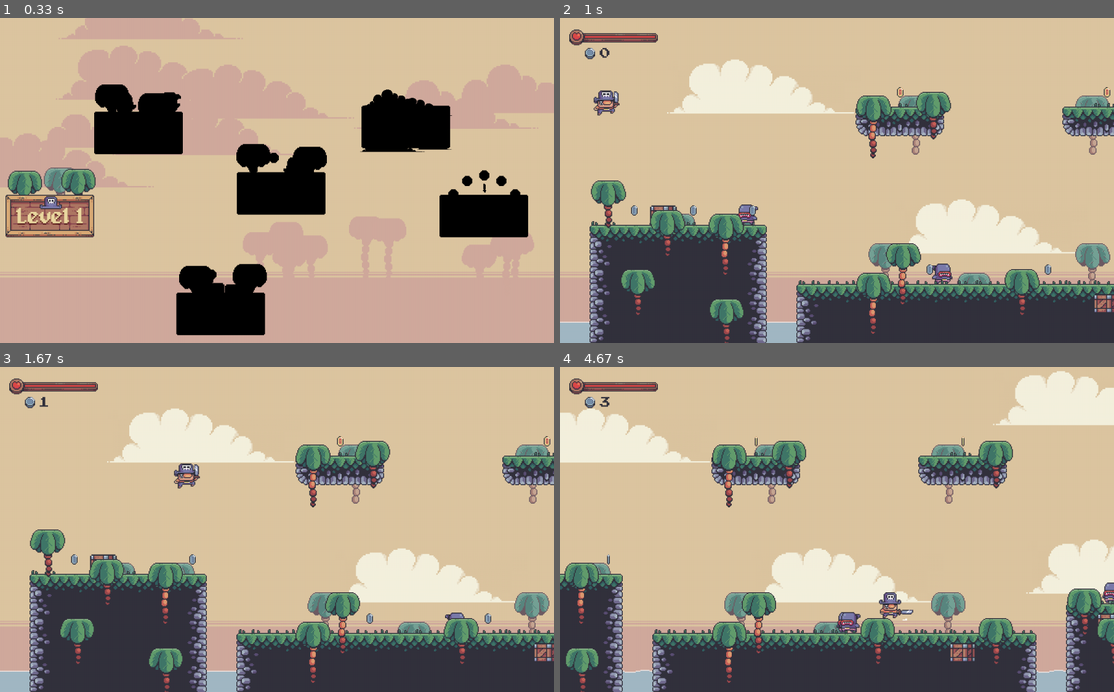
Above: before the commit, frames 1-4 (two rows, left to right).
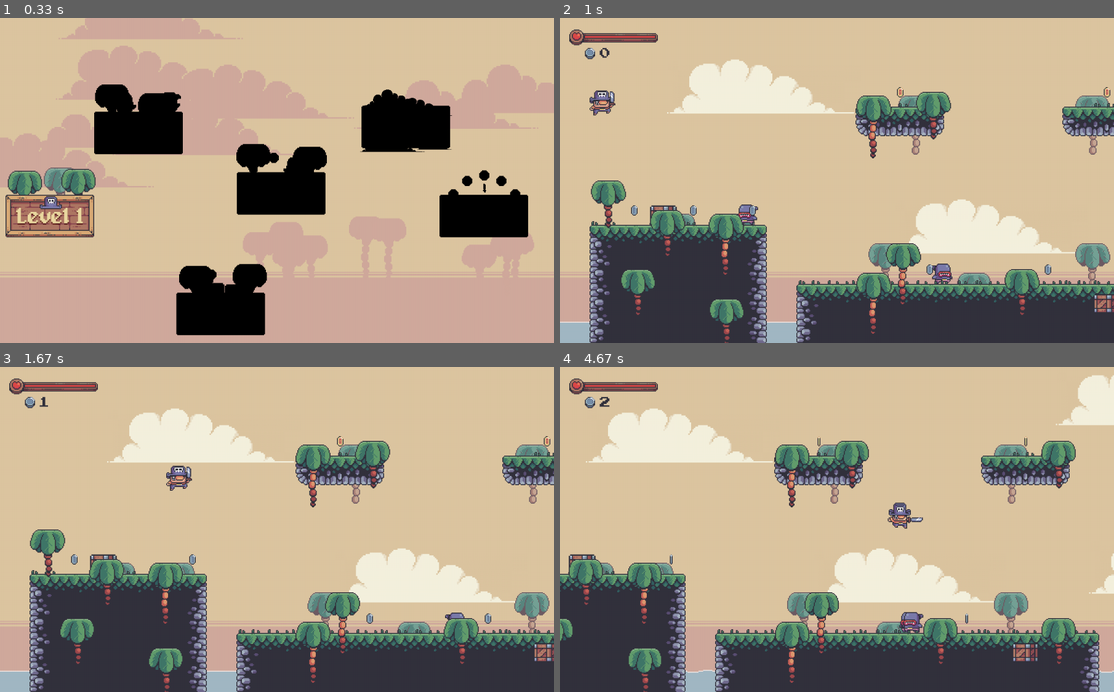
Above: after the commit, the same moments.

Repository: Zain-Khoso/pygame-mario
Game: pygame game, started from code/main.py
The game is run twice, just before and just after one commit, with the same random seed, the same clock (stepped at 60 frames per second) and the same inputs.
Inputs:
- Up to frame 1 (0.33 s): no input
- Up to frame 2 (1 s): tap Space at 0.33, 0.67 s
- Up to frame 3 (1.67 s): hold Right 1-1.47 s; tap Space at 1.07, 1.37, 1.57 s; hold Right from 1.5 s (still down)
- Up to frame 4 (4.67 s): tap Space at 1.87, 2.07, 2.37, 2.63, 2.93, 3.07, 3.37, 3.73, 4.03, 4.23, 4.53 s; release Right at 1.97 s; hold Right 2-2.53 s; hold Left 2.57-2.97 s; hold Right 3-3.63 s; hold Left 3.67-4.13 s; hold Right 4.17-4.63 s

Frame 1 is identical in both runs. In frame 2, 0.3% of the frame differs, in the area x 5-11%, y 22-31%; in frame 3, 0.4%; in frame 4, 34%, in the area x 0-100%, y 1-100%.

Commit message:
fix: better player rect

Diff:
--- a/code/level.py
+++ b/code/level.py
@@ -170,31 +170,21 @@
 
     def horizontal_movement_collision(self):
         player = self.player.sprite
-        player.rect.x += int(player.direction.x) * player.speed
+        player.collision_rect.x += int(player.direction.x) * player.speed
 
         tiles = self.terrain.sprites() + self.crates.sprites() + self.fg_palms.sprites()
 
         for tile in tiles:
-            if tile.rect.colliderect(player.rect):
+            if tile.rect.colliderect(player.collision_rect):
                 if player.direction.x < 0:
-                    player.rect.left = tile.rect.right
+                    player.collision_rect.left = tile.rect.right
                     player.on_left = True
-                    self.current_player_x = player.rect.left
+                    self.current_player_x = player.collision_rect.left
 
                 elif player.direction.x > 0:
-                    player.rect.right = tile.rect.left
+                    player.collision_rect.right = tile.rect.left
                     player.on_right = True
-                    self.current_player_x = player.rect.right
-
-        if player.on_left and (
-            player.rect.left < self.current_player_x or player.direction.x >= 0
-        ):
-            player.on_left = False
-
-        if player.on_right and (
-            player.rect.right > self.current_player_x or player.direction.x <= 0
-        ):
-            player.on_right = False
+                    self.current_player_x = player.collision_rect.right
 
     def vertical_movement_collision(self):
         player = self.player.sprite
@@ -203,22 +193,19 @@
         tiles = self.terrain.sprites() + self.crates.sprites() + self.fg_palms.sprites()
 
         for tile in tiles:
-            if tile.rect.colliderect(player.rect):
+            if tile.rect.colliderect(player.collision_rect):
                 if player.direction.y > 0:
-                    player.rect.bottom = tile.rect.top
+                    player.collision_rect.bottom = tile.rect.top
                     player.direction.y = 0
                     player.on_ground = True
 
                 elif player.direction.y < 0:
-                    player.rect.top = tile.rect.bottom
+                    player.collision_rect.top = tile.rect.bottom
                     player.direction.y = 0
                     player.on_ceiling = True
 
         if player.on_ground and player.direction.y < 0 or player.direction.y > 1:
             player.on_ground = False
-
-        if player.on_ceiling and player.direction.y > 0:
-            player.on_ceiling = False
 
     def create_jump_particles(self, pos):
         if self.player.sprite.facing_right:
--- a/code/player.py
+++ b/code/player.py
@@ -9,6 +9,7 @@
         super().__init__()
         self.display_surface = surface
         self.change_health = change_health
+        self.create_jump_particles = create_jump_particles
 
         # Loading assets.
         self.animations_dir = "graphics/character/"
@@ -26,7 +27,7 @@
         self.dust_animation_speed = 0.15
         self.image = self.animations["idle"][self.frame]
         self.rect = self.image.get_rect(topleft=pos)
-        self.create_jump_particles = create_jump_particles
+        self.collision_rect = pygame.Rect((self.rect.topleft), (50, self.rect.height))
 
         # Movement
         self.direction = pygame.math.Vector2(0, 0)
@@ -60,28 +61,17 @@
         image = animation[int(self.frame)]
         if self.facing_right:
             self.image = image
+            self.rect.bottomleft = self.collision_rect.bottomleft
         else:
             self.image = pygame.transform.flip(image, True, False)
+            self.rect.bottomright = self.collision_rect.bottomright
 
         if self.invincible:
             self.image.set_alpha(self.wave_value())
         else:
             self.image.set_alpha(255)
 
-        if self.on_ground and self.on_right:
-            self.rect = self.image.get_rect(bottomright=self.rect.bottomright)
-        elif self.on_ground and self.on_left:
-            self.rect = self.image.get_rect(bottomleft=self.rect.bottomleft)
-        elif self.on_ground:
-            self.rect = self.image.get_rect(midbottom=self.rect.midbottom)
-        elif self.on_ceiling and self.on_right:
-            self.rect = self.image.get_rect(topright=self.rect.topright)
-        elif self.on_ceiling and self.on_left:
-            self.rect = self.image.get_rect(topleft=self.rect.topleft)
-        elif self.on_ceiling:
-            self.rect = self.image.get_rect(midtop=self.rect.midtop)
-        else:
-            self.rect = self.image.get_rect(center=self.rect.center)
+        self.rect = self.image.get_rect(midbottom=self.rect.midbottom)
 
     def animate_particles(self):
         if not self.on_ground or self.status != "run":
@@ -130,7 +120,7 @@
 
     def apply_gravity(self):
         self.direction.y += self.gravity
-        self.rect.y += int(self.direction.y)
+        self.collision_rect.y += int(self.direction.y)
 
     def jump(self):
         self.direction.y = self.jump_power
